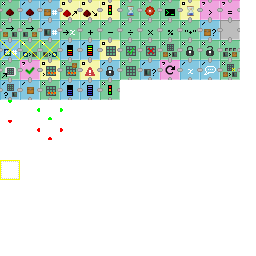
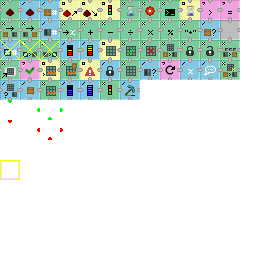
Before/after of a 256×256 layered artwork. What changed in the layer stack:
painted on "icons.png" over [120, 80, 140, 100]
